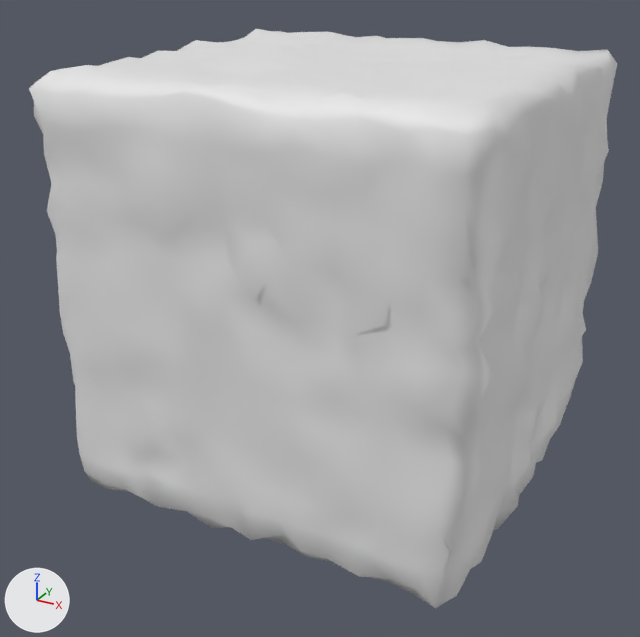
The glTF model blender/hay.glb: old version first, new version second.
One viewpoint serves both versions: a 50 mm lens placed at (1.89, -3.72, 1.55), pointed at (-0.07, -0.15, -0.23). The axes (+X, +Y, +Z) are drawn at lower left. The lights are the same throughout. Vertices at the same position are counted once.
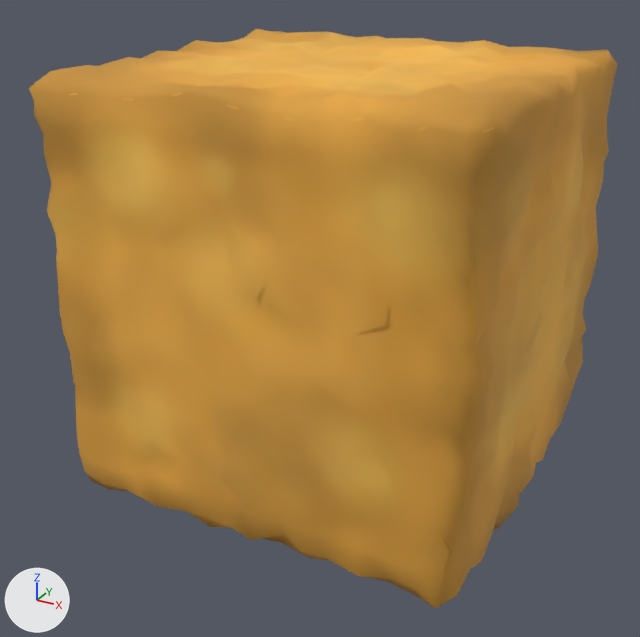
Pixel boxes (x1, y1, x2, y2) of what changed, in the pictures (640 x 637 px):
'Cube', surface changed (grey to orange): (29, 29, 617, 608) in both

What the commit changed:
Picture 'hay_texture' (img_hay_texture) is new.
In material 'Material' (mat_material), base_color is no longer (0.8, 0.8, 0.8), white #e7e7e7.
In material 'Material' (mat_material), texture is now set to img_hay_texture.
In material 'Material' (mat_material), roughness goes from 0.5 to 0.829.
me_cube has 1536 vertices, 3068 faces and spans x -1.04..1.04, y -1.05..1.04, z -1.04..1.04.
me_cube is used by ob_cube; location (0.0, 0.0, 0.0).
me_cube part 1: texture (UV) coordinates of 3068 of 3068 faces, centred in x -1.02..1.03, y -1.02..1.03, z -1.02..1.03, changed; they spanned u 0.12..0.87, v 0.0..0.99 and now span u 0.07..0.94, v 0.03..0.98.
